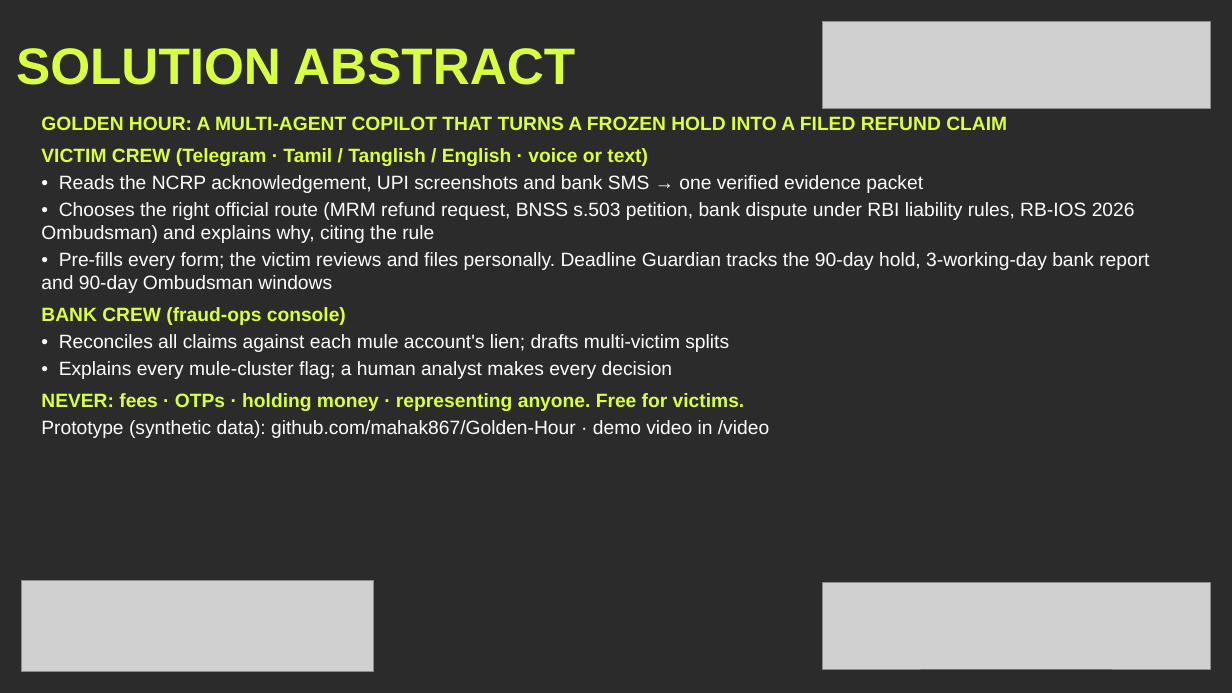
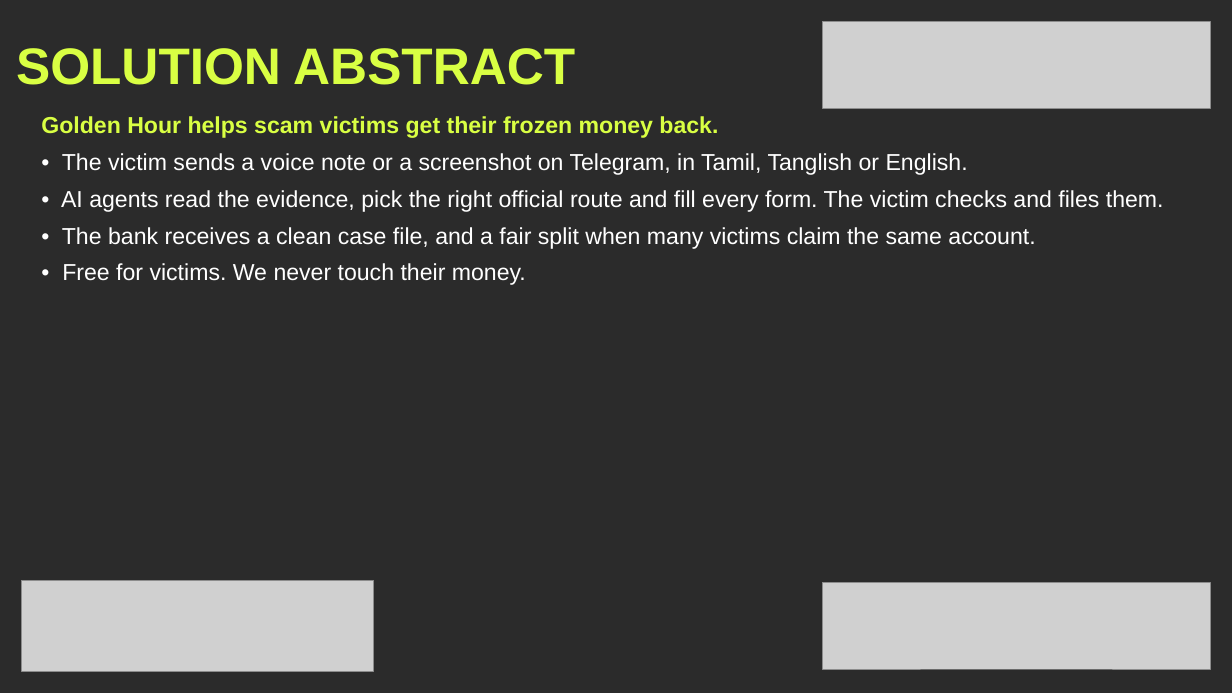
Before and after one commit to mahak867/Golden-Hour, a slide deck: slide 3 of deck/GoldenHour_KHacks4_Submission.pptx. Drawn at 1232x693 pixels with LibreOffice and Linux fonts; fonts in the diff are those of the drawing; grey boxes stand for pictures; background and template pictures are left out; a plain dark background stands for a picture behind light text. Boxes give left, top, right and bottom in pixels: in the first picture for what was removed or moved away, otherwise in the second. Text is boxed around its words. In the diff, an @@ line names an element or a change of style, - is before the commit and + after.

```diff
--- a/deck/GoldenHour_KHacks4_Submission.pptx
+++ b/deck/GoldenHour_KHacks4_Submission.pptx
@@ text at [41, 116, 1164, 285]: text changed; size 15 to 18 pt @@
-GOLDEN HOUR: A MULTI-AGENT COPILOT THAT TURNS A FROZEN HOLD INTO A FILED REFUND CLAIM
-VICTIM CREW (Telegram · Tamil / Tanglish / English · voice or text)
-• Reads the NCRP acknowledgement, UPI screenshots and bank SMS → one verified evidence packet
-• Chooses the right official route (MRM refund request, BNSS s.503 petition, bank dispute under RBI liability rules, RB-IOS 2026 Ombudsman) and explains why, citing the rule
-• Pre-fills every form; the victim reviews and files personally. Deadline Guardian tracks the 90-day hold, 3-working-day bank report and 90-day Ombudsman windows
-BANK CREW (fraud-ops console)
-• Reconciles all claims against each mule account's lien; drafts multi-victim splits
-• Explains every mule-cluster flag; a human analyst makes every decision
-NEVER: fees · OTPs · holding money · representing anyone. Free for victims.
-Prototype (synthetic data): github.com/mahak867/Golden-Hour · demo video in /video
+Golden Hour helps scam victims get their frozen money back.
+• The victim sends a voice note or a screenshot on Telegram, in Tamil, Tanglish or English.
+• AI agents read the evidence, pick the right official route and fill every form. The victim checks and files them.
+• The bank receives a clean case file, and a fair split when many victims claim the same account.
+• Free for victims. We never touch their money.
```
Also in this commit, not shown: 5 other slides changed, 6 other files.
